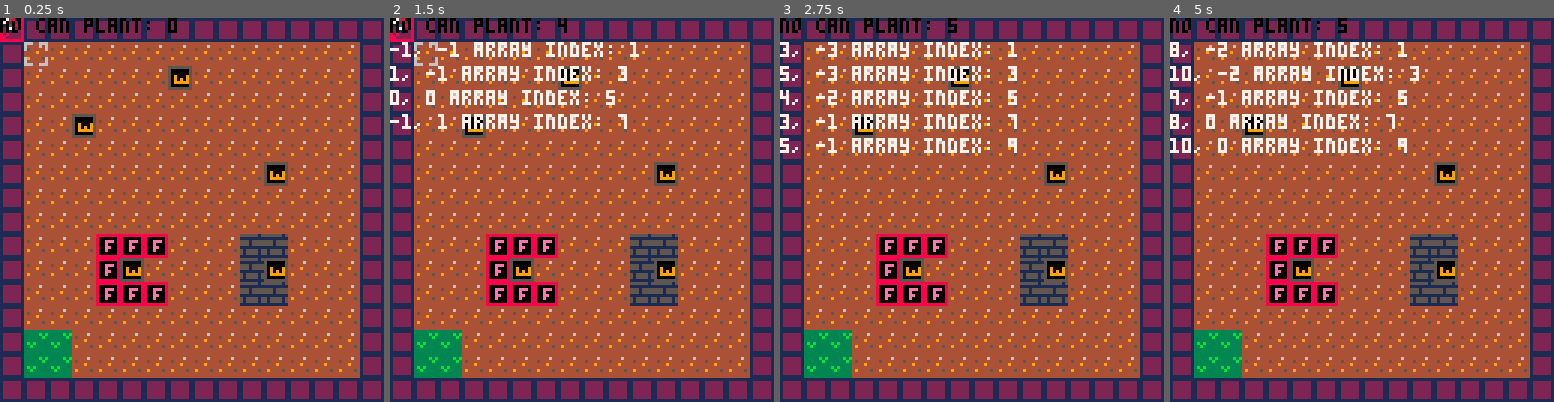
Above: before the commit, frames 1-4 (left to right).
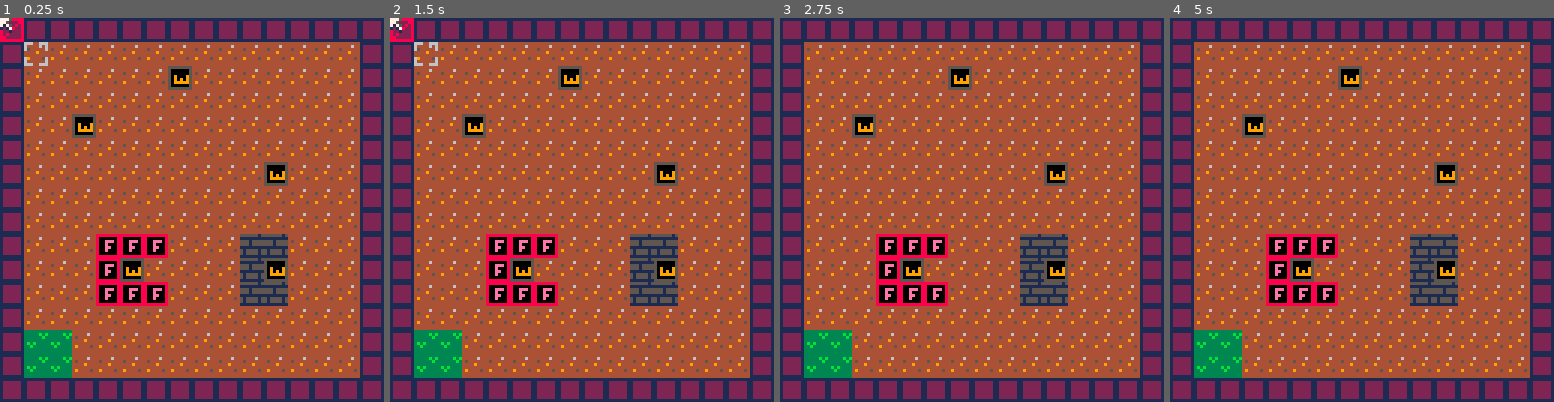
Above: after the commit, the same moments.

Repository: etrizzo/pico8
Game: PICO-8 cartridge SIJ2019/sij2019.p8
Same seed, same stepped clock (60 frames per second), same inputs: the game is played once before the commit and once after it.
Inputs:
- Up to frame 1 (0.25 s): no input
- Up to frame 2 (1.5 s): tap X (X key) at 0.33, 1.07 s; tap O (Z key) at 0.7 s
- Up to frame 3 (2.75 s): hold Right 1.6-2.1 s; tap O (Z key) at 1.7, 2.1, 2.5 s; tap X (X key) at 1.85 s; hold Up 2.15-2.42 s; hold Right from 2.47 s (still down)
- Up to frame 4 (5 s): tap O (Z key) every 0.4 s from 2.9 to 4.9 s; tap X (X key) at 2.97, 4.08 s; release Right at 3.03 s; hold Left 3.08-3.58 s; hold Down 3.63-3.97 s; hold Right 4.02-4.68 s; hold Up from 4.73 s (still down)

The runs differ from the first frame. In frame 1, 0.7% of the frame differs, in the area x 0-47%, y 0-4%; in frame 2, 4.1%; in frame 3, 5.0%; in frame 4, 5.1%, in the area x 0-65%, y 0-36%.

Commit message:
Added end state for levels

Diff:
--- a/SIJ2019/sij2019.p8
+++ b/SIJ2019/sij2019.p8
@@ -28,8 +28,11 @@
 }
 
 g_currentflower = flower;
-
-canplant = false;
+g_weedsaddedthisturn = 0;
+
+g_canplant = false;
+
+debugvalidtiles = {};
 
 badtiles = {};
 
@@ -40,6 +43,7 @@
     camerax = 0
     cameray = 0
     gamestate = "playing"; -- attract, playing, victory
+    playstate = "playing"; -- playing, levelcomplete
 end
 
 --------------------------------------------------------------------------
@@ -85,63 +89,99 @@
 
 --------------------------------------------------------------------------
 function _handleinput()
-	handlecursorinput();
+    if (playstate == "levelcomplete") handlelevelcompleteinput();
+    if (playstate == "playing") handleplayinginput();
+
+end
+
+function handleplayinginput()
+    handlecursorinput();
 	if (btnp(4) or btnp(5)) then
 		tryplaceflower();
 
-        if(canplant) then
+        if(g_canplant) then
             afterplayerplants();
         end
     end
 end
 
---------------------------------------------------------------------------
+function handlelevelcompleteinput()
+    if (btnp(4) or btnp(5)) then
+        movecameratonextmap();
+    end
+end
+
+
 function afterplayerplants()
-
-    local numberOfWeedsAtStart = #g_weedsinlevel
     spreadtheweeds()
-
-    if numberOfWeedsAtStart == #g_weedsinlevel then
+    canstillspread = canweedsstillspread();
+    if (not canstillspread) then
         -- game ends (maybe make all empty spaces flowers)
-
-        gamestate = "victory"
-        return
-    end
-
+        playstate = "levelcomplete";
+    end
+
+    --if player can't place
+    if (not flowerscanbeplaced()) then
+        playstate = "levelcomplete";
+    end
+end
+
+--------------------------------------------------------------------------
+function flowerscanbeplaced()
+    local posx = camerax;
+    local posy = cameray;
+    debugvalidtiles = {};
+
+    local canplaceanywhere = false;
+
+    for y=0, 15 do
+        for x=0, 15 do
+            local tileposx, tileposy = gettileposfromworldpos(posx,posy)
+            if (cangrowattile(tileposx, tileposy)) then
+                local tile = {
+                    x = tileposx,
+                    y = tileposy
+                }
+                if (canplantflowerattile(g_currentflower, tile)) then
+                    canplaceanywhere = true;    --todo: return true
+                    add(debugvalidtiles, tile);
+
+                end
+            end
+
+            posx += 8
+        end
+
+        posy += 8
+        posx = camerax;
+    end
+    return canplaceanywhere;
 end
 
 --------------------------------------------------------------------------
 function tryplaceflower()
     if (canplantflowerattile(flower, hovertile)) then
         plantflower(g_currentflower, hovertile);
-        canplant = true;
+        g_canplant = true;
     else
-        canplant = false;
+        g_canplant = false;
     end
 end
 
 --------------------------------------------------------------------------
 function canplantflowerattile(flower, tile)
-    -- spriteIndex = gettilesprite(tile.x, tile.y);
-    -- if (isplantable(spriteIndex)) then
-    --     return true
-    -- end
-
-    -- return false;
 
     badtiles ={};
     arraypos = 1;
     for y=tile.y-1, tile.y+1 do
         for x=tile.x-1, tile.x+1 do
-            spriteindex = gettilesprite(x, y);
-            if ((flower.tiles[arraypos] != 0) and (not isplantable(spriteindex))) then
+            if ((flower.tiles[arraypos] != 0) and (not cangrowattile(x, y))) then
                 bad = {
                     tilex = x;
                     tiley = y;
                     pos = arraypos
                 }
                 add(badtiles, bad);
-                --return false;
             end
             arraypos+=1;
         end
@@ -163,10 +203,6 @@
             arraypos+=1;
         end
     end
-end
-
-function isplantable(spriteindex)
-    return spriteindex == 5;
 end
 
 --------------------------------------------------------------------------
@@ -210,18 +246,6 @@
     if(gamestate == "attract") attractrender();
     if(gamestate == "playing") playingrender();
     if(gamestate == "victory") victoryrender();
-
-    if (canplant) then
-        printui("can plant", 0, 0, 3);
-    else
-        printui("no can plant: " .. tostr(count(badtiles)), 0, 0, 0);
-
-        y = 8;
-        for tile in all (badtiles) do
-            printui(tile.tilex .. ", " .. tile.tiley .. " array index: " .. tile.pos, 0, y);
-            y+=8;
-        end
-    end
 end
 
 --------------------------------------------------------------------------
@@ -233,6 +257,27 @@
 function playingrender()
     map(0,0,0,0,128,64)
     drawcursor();
+    debugrendervalidtiles()
+    if (playstate == "levelcomplete") levelcompleterender();
+
+end
+
+--------------------------------------------------------------------------
+function debugrendervalidtiles()
+    for tile in all(debugvalidtiles) do
+        worldposx = tile.x * 8 + 3;
+        worldposy = tile.y * 8 + 3;
+
+        rect(worldposx, worldposy, worldposx + 1, worldposy + 1, 10);
+    end
+end
+
+--------------------------------------------------------------------------
+function levelcompleterender()
+    rectfillui(18, 18, 110, 52, 7); -- white border
+    rectfillui(20, 20, 108, 50, 1); -- dark blue center
+    printui("Level complete!", 30, 30, 7);
+    printui("Press x!", 25, 40, 7);
 end
 
 --------------------------------------------------------------------------
@@ -243,16 +288,13 @@
 --------------------------------------------------------------------------
 function drawcursor()
 	--draw the tile cursor
-
-
     arraypos = 1;
     canplace = true;
     for y=hovertile.y-1, hovertile.y+1 do
         for x=hovertile.x-1, hovertile.x+1 do
             if (flower.tiles[arraypos] != 0) then
 
-                spriteindex = gettilesprite(x, y);
-                if (isplantable(spriteindex)) then
+                if (cangrowattile(x, y)) then
                     spr(15, x * 8, y * 8);
                 else
                     spr(31, x * 8, y * 8);
@@ -266,7 +308,6 @@
 
     --draw the mouse position
     if (canplace) then
-        --pal(1, 3);
         pal(7, 11);
     end
     spr(13, tilecursor.x, tilecursor.y);
@@ -332,10 +373,11 @@
         camerax = 0
         cameray += 128
     end
-
+    playstate = "playing";
     tilecursor.x = camerax;
     tilecursor.y = cameray;
     updatehovertile();
+    getalltheweedsinlevel();
 end
 
 --------------------------------------------------------------------------
@@ -355,7 +397,18 @@
 end
 
 --------------------------------------------------------------------------
+function rectui(x0, y0, x1, y1, col)
+    rect(x0 + camerax, y0 + cameray, x1 + camerax, y1 + cameray, col);
+end
+
+--------------------------------------------------------------------------
+function rectfillui(x0, y0, x1, y1, col)
+    rectfill(x0 + camerax, y0 + cameray, x1 + camerax, y1 + cameray, col);
+end
+
+--------------------------------------------------------------------------
 function getalltheweedsinlevel()
+    g_weedsinlevel = {};
     posx = camerax;
     posy = cameray;
 
@@ -427,6 +480,18 @@
         settilesprite(weedpos.x, weedpos.y, 1)
         add(g_weedsinlevel, weed)
     end
+end
+
+function canweedsstillspread()
+    for weed in all(g_weedsinlevel) do
+        posx = weed.x;
+        posy = weed.y
+        if (cangrowattile(posx + 1, posy)) return true;
+        if (cangrowattile(posx - 1, posy)) return true;
+        if (cangrowattile(posx, posy + 1)) return true;
+        if (cangrowattile(posx, posy - 1)) return true;
+    end
+    return false;
 end
 
 --------------------------------------------------------------------------
@@ -468,20 +533,20 @@
 0000000000000000000000000000000000000000000000000000000000000000000000000000000000000000000000000000000000000000000000000000000000000000000000000000000000000000000000000000000000000000000000000000000000000000000000000000000000000000000000000000000000000000
 __map__
 0b0b0b0b0b0b0b0b0b0b0b0b0b0b0b0b0b0b0b0b0b0b0b0b0b0b0b0b0b0b0b0b0b0b0b0b0b0b0b0b0b0b0b0b0b0b0b0b0b0b0b0b0b0b0b0b0b0b0b0b0b0b0b0b0b0b0b0b0b0b0b0b0b0b0b0b0b0b0b0b000000000000000000000000000000000000000000000000000000000000000000000000000000000000000000000000
-0b05050505050505050505050505050b0b05050505050505050505050505050b0b00000000000000000000000000000b0b00000000000000000000000000000b0b00000000000000000000000000000b000000000000000000000000000000000000000000000000000000000000000000000000000000000000000000000000
-0b05050505050501050505050505050b0b05050505050505050505050505050b0b00000000000000000000000000000b0b00000000000000000000000000000b0b00000000000000000000000000000b000000000000000000000000000000000000000000000000000000000000000000000000000000000000000000000000
-0b05050505050505050505050505050b0b05050505050505050505050505050b0b00000000000000000000000000000b0b00000000000000000000000000000b0b00000000000000000000000000000b000000000000000000000000000000000000000000000000000000000000000000000000000000000000000000000000
-0b05050105050505050505050505050b0b05050505050505050505050505050b0b00000000000000000000000000000b0b00000000000000000000000000000b0b00000000000000000000000000000b000000000000000000000000000000000000000000000000000000000000000000000000000000000000000000000000
-0b05050505050505050505050505050b0b05050505050505050505050505050b0b00000000000000000000000000000b0b00000000000000000000000000000b0b00000000000000000000000000000b000000000000000000000000000000000000000000000000000000000000000000000000000000000000000000000000
-0b05050505050505050505010505050b0b05050505050505050505050505050b0b00000000000000000000000000000b0b00000000000000000000000000000b0b00000000000000000000000000000b000000000000000000000000000000000000000000000000000000000000000000000000000000000000000000000000
-0b05050505050505050505050505050b0b05050505050505050505050505050b0b00000000000000000000000000000b0b00000000000000000000000000000b0b00000000000000000000000000000b000000000000000000000000000000000000000000000000000000000000000000000000000000000000000000000000
-0b05050505050505050505050505050b0b05050505050501050505050505050b0b00000000000000000000000000000b0b00000000000000000000000000000b0b00000000000000000000000000000b000000000000000000000000000000000000000000000000000000000000000000000000000000000000000000000000
-0b05050503030305050507070505050b0b05050505050505050505050505050b0b00000000000000000000000000000b0b00000000000000000000000000000b0b00000000000000000000000000000b000000000000000000000000000000000000000000000000000000000000000000000000000000000000000000000000
-0b05050503010505050507010505050b0b05050505050505050505050505050b0b00000000000000000000000000000b0b00000000000000000000000000000b0b00000000000000000000000000000b000000000000000000000000000000000000000000000000000000000000000000000000000000000000000000000000
-0b05050503030305050507070505050b0b05050505050505050505050505050b0b00000000000000000000000000000b0b00000000000000000000000000000b0b00000000000000000000000000000b000000000000000000000000000000000000000000000000000000000000000000000000000000000000000000000000
-0b05050505050505050505050505050b0b05050505050505050505050505050b0b00000000000000000000000000000b0b00000000000000000000000000000b0b00000000000000000000000000000b000000000000000000000000000000000000000000000000000000000000000000000000000000000000000000000000
-0b09090505050505050505050505050b0b05050505050505050505050505050b0b00000000000000000000000000000b0b00000000000000000000000000000b0b00000000000000000000000000000b000000000000000000000000000000000000000000000000000000000000000000000000000000000000000000000000
-0b09090505050505050505050505050b0b05050505050505050505050505050b0b00000000000000000000000000000b0b00000000000000000000000000000b0b00000000000000000000000000000b000000000000000000000000000000000000000000000000000000000000000000000000000000000000000000000000
+0b05050505050505050505050505050b0b05050505050505050505050505050b0b05050505050505050505050505050b0b05050505050505050505050505050b0b00000000000000000000000000000b000000000000000000000000000000000000000000000000000000000000000000000000000000000000000000000000
+0b05050505050501050505050505050b0b05050505050505050505050505050b0b05050505050505050505050505050b0b05050505050505050505050505050b0b00000000000000000000000000000b000000000000000000000000000000000000000000000000000000000000000000000000000000000000000000000000
+0b05050505050505050505050505050b0b05050505050505050505050505050b0b05050505050505050505050505050b0b05050505050505050505050505050b0b00000000000000000000000000000b000000000000000000000000000000000000000000000000000000000000000000000000000000000000000000000000
+0b05050105050505050505050505050b0b05050505050505050505050505050b0b05050505050505050505050505050b0b05050505050505050505050505050b0b00000000000000000000000000000b000000000000000000000000000000000000000000000000000000000000000000000000000000000000000000000000
+0b05050505050505050505050505050b0b05050505050505050505050505050b0b05050505050505050505050505050b0b05050505050505050505050505050b0b00000000000000000000000000000b000000000000000000000000000000000000000000000000000000000000000000000000000000000000000000000000
+0b05050505050505050505010505050b0b05050505050505050505050505050b0b05050505050505050505050505050b0b05050505050105010505050505050b0b00000000000000000000000000000b000000000000000000000000000000000000000000000000000000000000000000000000000000000000000000000000
+0b05050505050505050505050505050b0b05050505050505050505050505050b0b05050505050505050505050505050b0b05050505050505050505050505050b0b00000000000000000000000000000b000000000000000000000000000000000000000000000000000000000000000000000000000000000000000000000000
+0b05050505050505050505050505050b0b05050505050501050105050505050b0b05050505010501050105050505050b0b05050505050105010505050505050b0b00000000000000000000000000000b000000000000000000000000000000000000000000000000000000000000000000000000000000000000000000000000
+0b05050503030305050507070505050b0b05050505050505050505050505050b0b05050505050505050505050505050b0b05050505050505050505050505050b0b00000000000000000000000000000b000000000000000000000000000000000000000000000000000000000000000000000000000000000000000000000000
+0b05050503010505050507010505050b0b05050505050505050505050505050b0b05050505050505050505050505050b0b05050505050505050505050505050b0b00000000000000000000000000000b000000000000000000000000000000000000000000000000000000000000000000000000000000000000000000000000
+0b05050503030305050507070505050b0b05050505050505050505050505050b0b05050505050505050505050505050b0b05050505050505050505050505050b0b00000000000000000000000000000b000000000000000000000000000000000000000000000000000000000000000000000000000000000000000000000000
+0b05050505050505050505050505050b0b05050505050505050505050505050b0b05050505050505050505050505050b0b05050505050505050505050505050b0b00000000000000000000000000000b000000000000000000000000000000000000000000000000000000000000000000000000000000000000000000000000
+0b09090505050505050505050505050b0b05050505050505050505050505050b0b05050505050505050505050505050b0b05050505050505050505050505050b0b00000000000000000000000000000b000000000000000000000000000000000000000000000000000000000000000000000000000000000000000000000000
+0b09090505050505050505050505050b0b05050505050505050505050505050b0b05050505050505050505050505050b0b05050505050505050505050505050b0b00000000000000000000000000000b000000000000000000000000000000000000000000000000000000000000000000000000000000000000000000000000
 0b0b0b0b0b0b0b0b0b0b0b0b0b0b0b0b0b0b0b0b0b0b0b0b0b0b0b0b0b0b0b0b0b0b0b0b0b0b0b0b0b0b0b0b0b0b0b0b0b0b0b0b0b0b0b0b0b0b0b0b0b0b0b0b0b0b0b0b0b0b0b0b0b0b0b0b0b0b0b0b000000000000000000000000000000000000000000000000000000000000000000000000000000000000000000000000
 0b0b0b0b0b0b0b0b0b0b0b0b0b0b0b0b0b000000000000000000000000000000000000000000000000000000000000000000000000000000000000000000000000000000000000000000000000000000000000000000000000000000000000000000000000000000000000000000000000000000000000000000000000000000
 0b00000000000000000000000000000b0b000000000000000000000000000000000000000000000000000000000000000000000000000000000000000000000000000000000000000000000000000000000000000000000000000000000000000000000000000000000000000000000000000000000000000000000000000000
